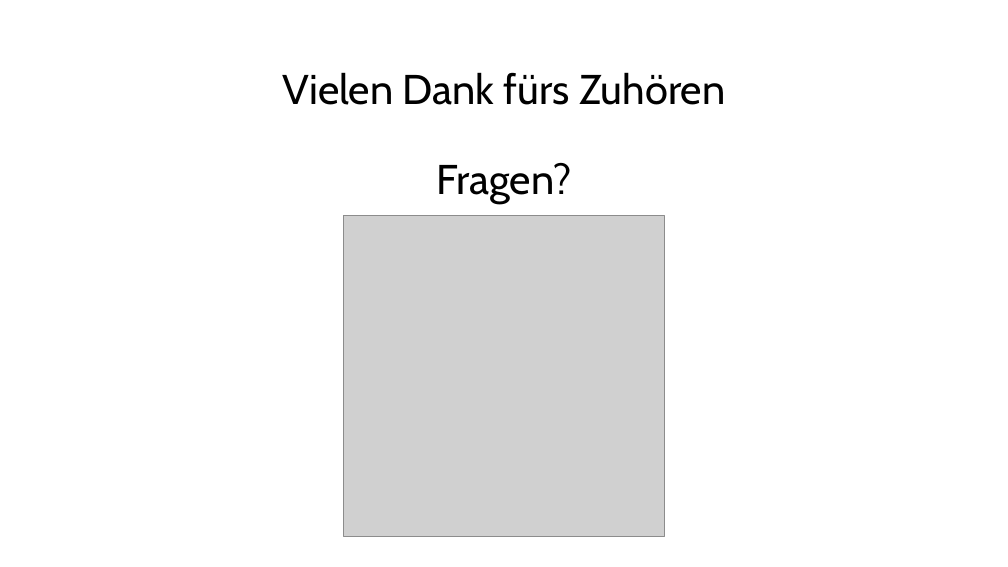
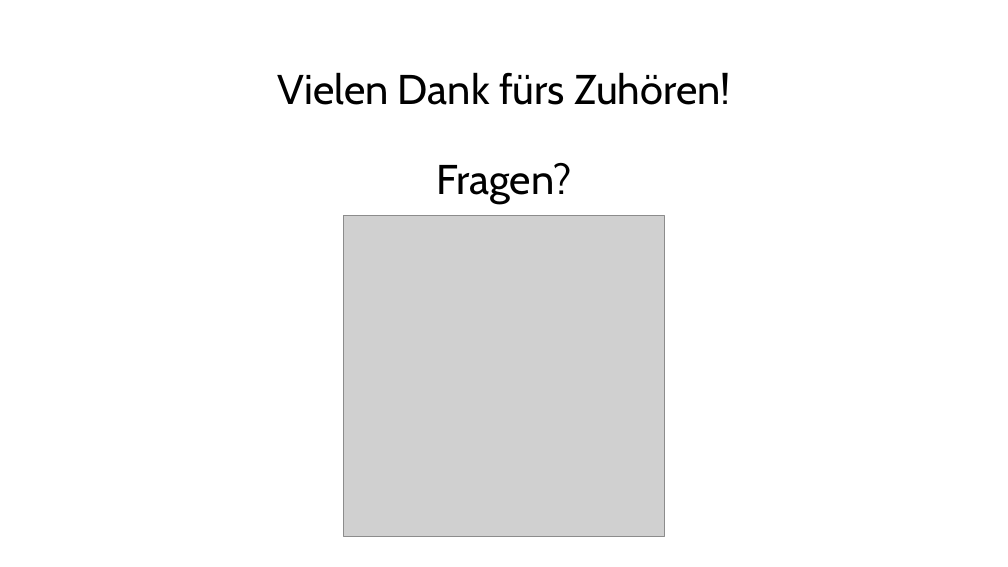
Before and after one commit to verifizieren/iGOAT, a slide deck: slide 10 of Presentation/Gruppe10(Präsentation1).pptx. Drawn at 1008x567 pixels with LibreOffice and Linux fonts; fonts in the diff are those of the drawing; grey boxes stand for pictures; background and template pictures are left out. Boxes give left, top, right and bottom in pixels: in the first picture for what was removed or moved away, otherwise in the second. Text is boxed around its words. In the diff, an @@ line names an element or a change of style, - is before the commit and + after.

```diff
--- a/Presentation/Gruppe10(Präsentation1).pptx
+++ b/Presentation/Gruppe10(Präsentation1).pptx
@@ title at (278,72,730,204): text changed @@
-Vielen Dank fürs Zuhören
-Fragen?
+Vielen Dank fürs Zuhören!
+Fragen?
```
Also in this commit, not shown: 5 other slides changed.
